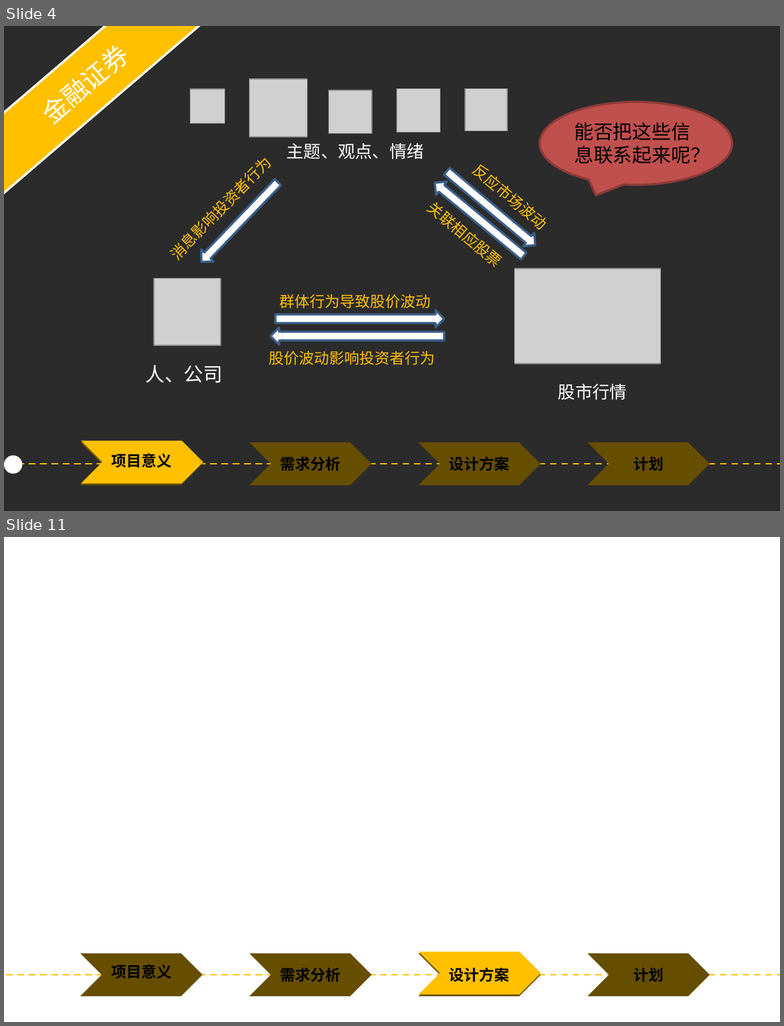
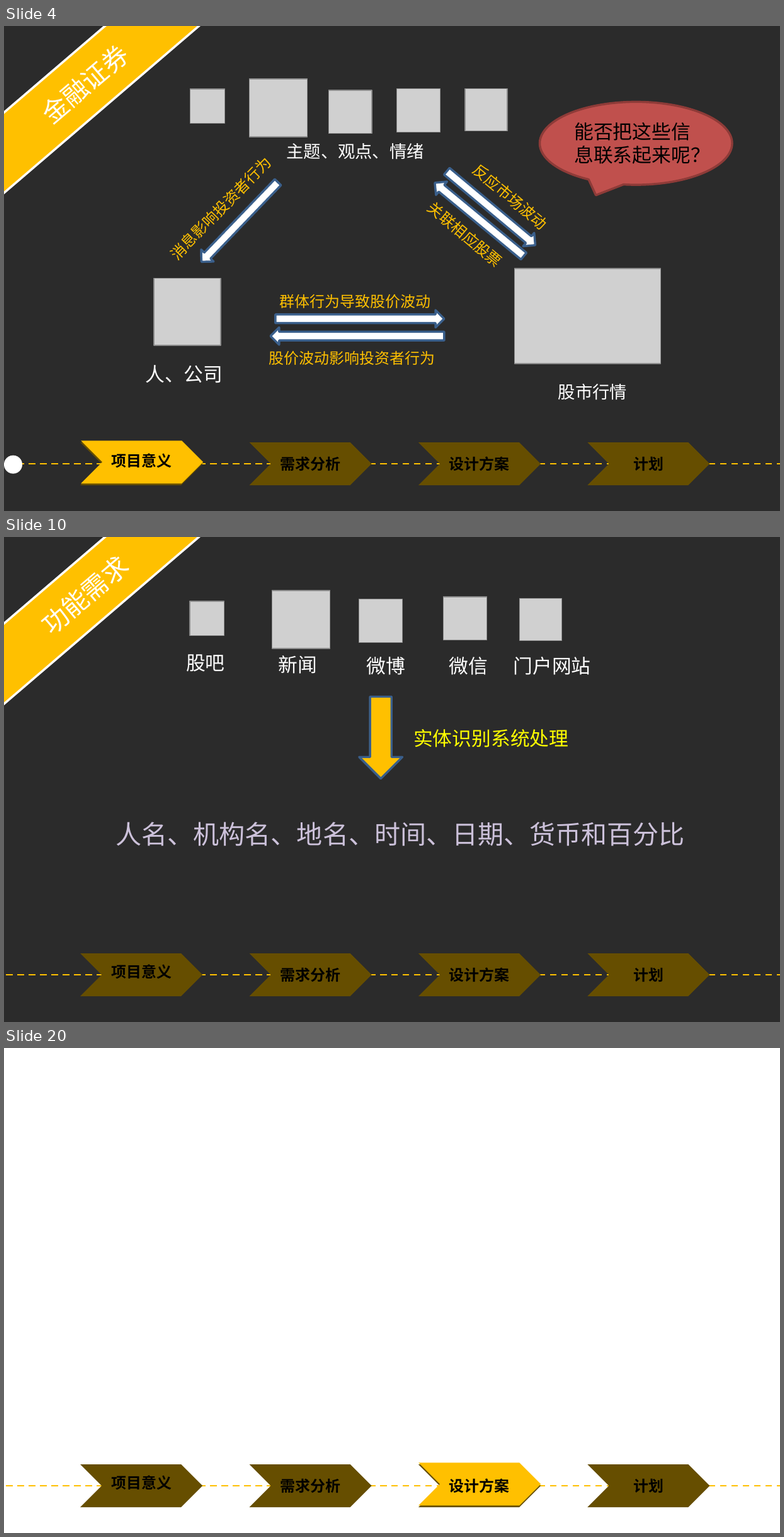
Before and after one commit to yyHaker/NamedEntityRecognition, a slide deck: files/report/projectreport/PPT模板/毕业答辩——yyhaker.pptx. Shown one above the other, each under a label of ours: slides 4 and 11 before the commit, slides 4, 10 and 20 after it; the slides between them are not shown. The pictures are 784x1026 and 784x1537 pixels, drawn with LibreOffice and Linux fonts; fonts in the diff are those of the drawing; grey boxes stand for pictures; background and template pictures are left out; a plain dark background stands for a picture behind light text. Boxes give left, top, right and bottom in pixels: in the first picture for what was removed or moved away, otherwise in the second. Text is boxed around its words. In the diff, an @@ line names an element or a change of style, - is before the commit and + after.

```diff
--- a/files/report/projectreport/PPT模板/毕业答辩——yyhaker.pptx
+++ b/files/report/projectreport/PPT模板/毕业答辩——yyhaker.pptx
@@ slide 10 added at [4,537,780,1022], background picture (left out) @@
@@ rectangle added at [4,537,221,718], fill #FFC000, outline #FFFFFF 2 pt, 24 pt, text #FFFFFF @@
+功能需求
@@ picture added at [272,591,331,649] @@
@@ picture added at [189,601,224,635] @@
@@ picture added at [359,599,403,643] @@
@@ picture added at [443,597,487,640] @@
@@ picture added at [519,598,562,640] @@
@@ text added at [186,654,225,672], 18 pt, text #FFFFFF @@
+股吧
@@ text added at [279,655,318,674], 18 pt, text #FFFFFF @@
+新闻
@@ text added at [367,657,406,675], 18 pt, text #FFFFFF @@
+微博
@@ text added at [449,657,488,675], 18 pt, text #FFFFFF @@
+微信
@@ text added at [514,657,591,675], 18 pt, text #FFFFFF @@
+门户网站
@@ down arrow added at [359,697,403,779], fill #FFC000, outline #3A5F8C 2 pt @@
@@ text added at [414,729,568,747], 18 pt, text #FFFF00 @@
+实体识别系统处理
@@ text added at [116,822,685,846], 24 pt, text #CCC1DA @@
+人名、机构名、地名、时间、日期、货币和百分比
@@ chevron added at [80,954,202,996], fill #664E00 @@
@@ text added at [111,964,172,979], 14 pt, text #000000, bold @@
+项目意义
@@ chevron added at [249,954,371,996], fill #664E00 @@
@@ text added at [281,968,341,982], 14 pt, text #000000, bold @@
+需求分析
@@ chevron added at [419,954,540,996], fill #664E00 @@
@@ text added at [449,967,510,982], 14 pt, text #000000, bold @@
+设计方案
@@ chevron added at [587,954,710,996], fill #664E00 @@
@@ text added at [633,968,664,982], 14 pt, text #000000, bold @@
+计划
@@ line added from (4, 975) to (780, 975), #FFC000 1.5 pt dashed @@
@@ what was slide 11 is now slide 20 @@
```
Also in this commit, not shown: 6 slides changed, 10 other slides added, 1 slide removed.
